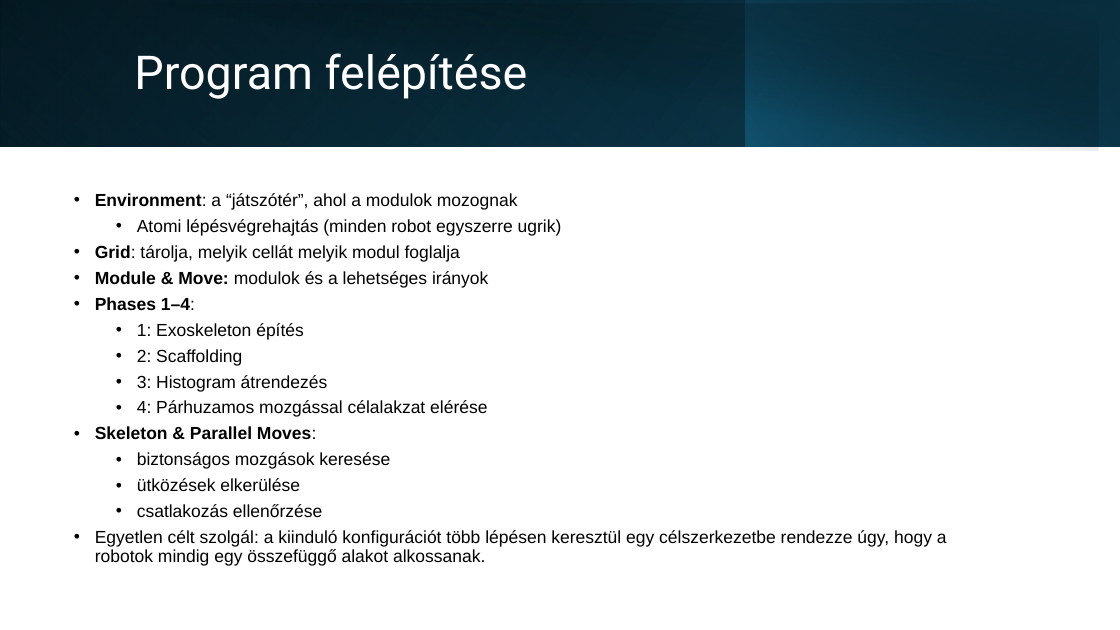
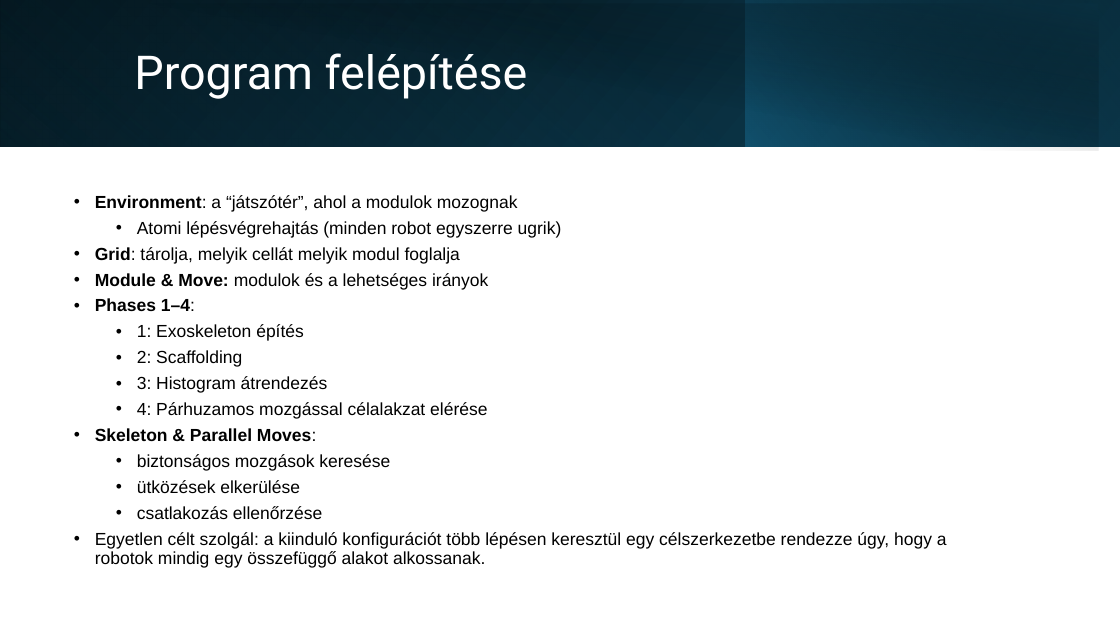
Before and after one commit to xlykoi/Szamitogepes-halozatok, a slide deck: slide 9 of Short_presentation.pptx. Drawn at 1120x630 pixels with LibreOffice and Linux fonts; fonts in the diff are those of the drawing. Boxes give left, top, right and bottom in pixels: in the first picture for what was removed or moved away, otherwise in the second. Text is boxed around its words. In the diff, an @@ line names an element or a change of style, - is before the commit and + after.

```diff
--- a/Short_presentation.pptx
+++ b/Short_presentation.pptx
@@ text "Environment: a “játszótér”, ahol a ..." at (x1=95, y1=195, x2=947, y2=568): less space between paragraphs @@
```
Also in this commit, not shown: 5 other slides changed, 5 slides added, 1 slide removed.
